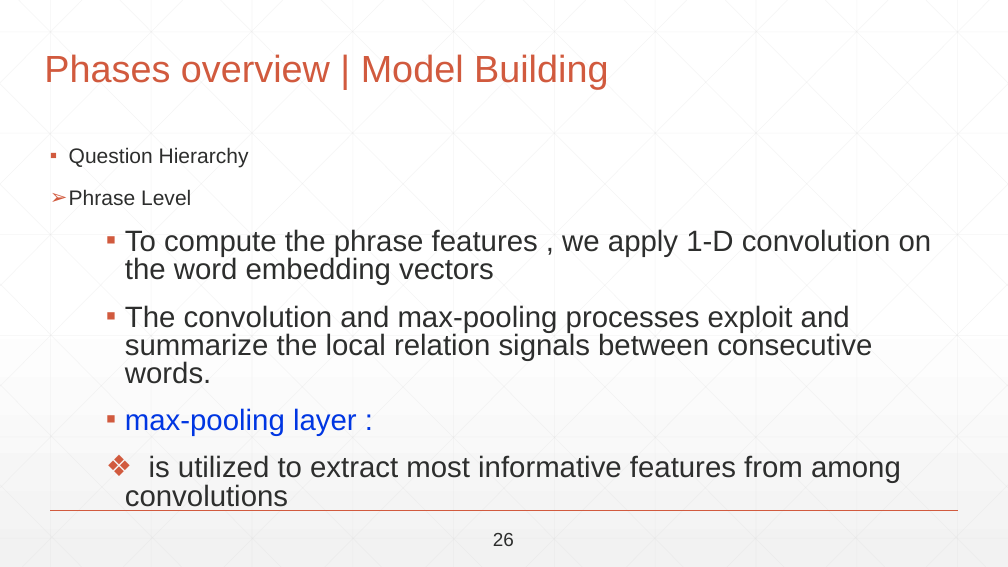
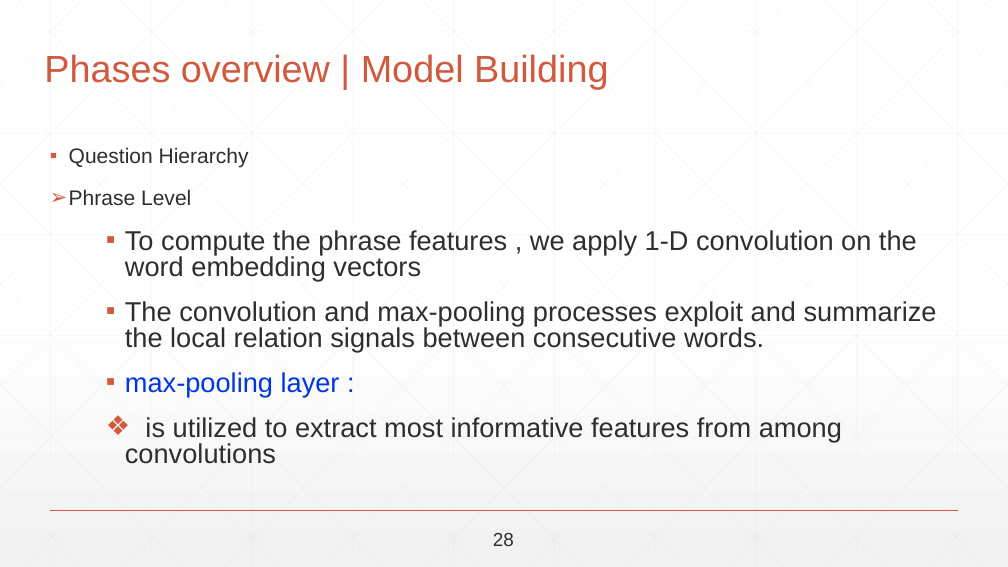
Before and after one commit to abdallahshaaban/Visual-Question-Answering, a slide deck: slide 39 of Second Seminar/Visual-QA-Second-Seminar-2017.pptx. Drawn at 1008x567 pixels with LibreOffice and Linux fonts; fonts in the diff are those of the drawing. Boxes give left, top, right and bottom in pixels: in the first picture for what was removed or moved away, otherwise in the second. Text is boxed around its words. In the diff, an @@ line names an element or a change of style, - is before the commit and + after.

```diff
--- a/Second Seminar/Visual-QA-Second-Seminar-2017.pptx
+++ b/Second Seminar/Visual-QA-Second-Seminar-2017.pptx
@@ text "To compute the phrase features ..." at bbox=[125, 230, 937, 464]: size 28 to 25.9 pt @@
```
Also in this commit, not shown: 47 other slides changed, 2 slides removed.
